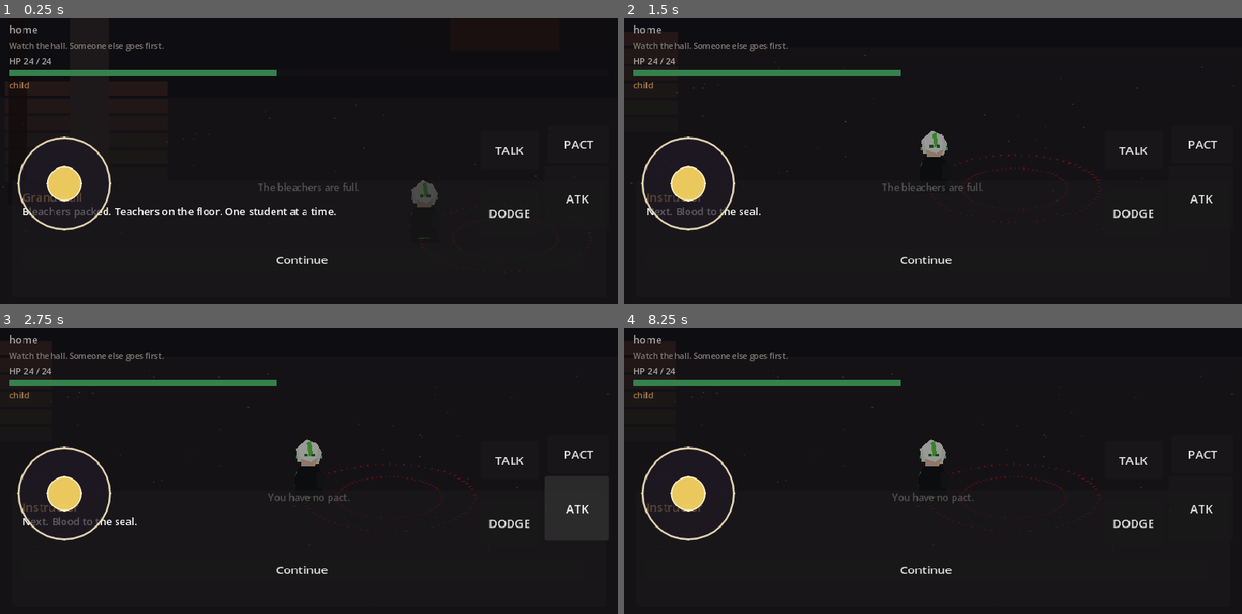
Above: before the commit, frames 1-4 (two rows, left to right).
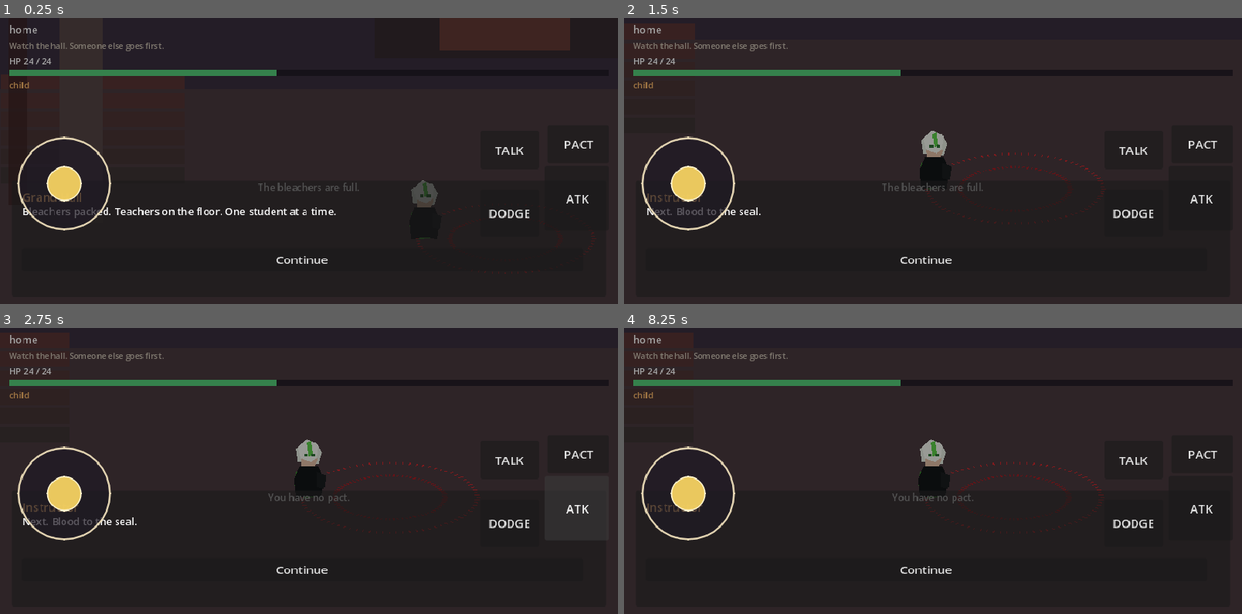
Above: after the commit, the same moments.

Repository: sk7hg824nn-ux/bloodbound-summoner
Game: Godot game, scene res://scenes/world/Academy.tscn
Two runs of this game, one before a commit and one after it. Both use one fixed random seed, a clock stepped at 60 frames per second and the inputs below. This scene is started directly instead of the project's main scene.
Inputs:
- Up to frame 1 (0.25 s): no input
- Up to frame 2 (1.5 s): click "Continue" at 0.5 s; click "Continue" at 1.25 s
- Up to frame 3 (2.75 s): click "ATK" at 2 s
- Up to frame 4 (8.25 s): click "DODGE" at 2.75 s; click "PACT" at 3.5 s; click "TALK" at 4.25 s; click "ATK" at 5 s; click "DODGE" at 5.75 s; click "PACT" at 6.5 s; click "TALK" at 7.25 s; click "Continue" at 8 s

The runs differ from the first frame. In frame 1, 28% of the frame differs, in the area x 0-100%, y 0-100%; in frame 2, 43%; in frame 3, 44%; in frame 4, 44%, in the area x 0-100%, y 1-100%.

Commit message:
Prologue plate in front of black. Hall plate on the walk plane, brighter.

Diff:
--- a/scenes/world/Prologue.tscn
+++ b/scenes/world/Prologue.tscn
@@ -6,11 +6,4 @@
 [node name="Prologue" type="Node2D"]
 script = ExtResource("1_pr")
 
-[node name="Black" type="ColorRect" parent="."]
-offset_left = -40.0
-offset_top = -40.0
-offset_right = 900.0
-offset_bottom = 450.0
-color = Color(0.02, 0.02, 0.03, 1)
-
 [node name="HUD" parent="." instance=ExtResource("2_hud")]
--- a/scripts/world/hall_art.gd
+++ b/scripts/world/hall_art.gd
@@ -10,29 +10,26 @@
 		if _cache:
 			return _cache
 	var img := Image.create(960, 540, false, Image.FORMAT_RGBA8)
-	img.fill(Color(0.07, 0.06, 0.08))
-	img.fill_rect(Rect2i(0, 0, 960, 210), Color(0.09, 0.08, 0.11))
-	img.fill_rect(Rect2i(0, 210, 960, 330), Color(0.13, 0.11, 0.13))
-	img.fill_rect(Rect2i(380, 40, 200, 120), Color(0.10, 0.08, 0.10))
-	img.fill_rect(Rect2i(430, 70, 100, 80), Color(0.16, 0.10, 0.10))
+	img.fill(Color(0.18, 0.14, 0.16))
+	img.fill_rect(Rect2i(0, 0, 960, 200), Color(0.22, 0.18, 0.24))
+	img.fill_rect(Rect2i(0, 200, 960, 340), Color(0.28, 0.22, 0.24))
+	img.fill_rect(Rect2i(360, 30, 240, 130), Color(0.20, 0.16, 0.18))
+	img.fill_rect(Rect2i(420, 60, 120, 90), Color(0.38, 0.22, 0.20))
 	for i in 6:
-		img.fill_rect(Rect2i(20, 190 + i * 22, 150, 18), Color(0.22 - float(i) * 0.015, 0.14, 0.14))
-		img.fill_rect(Rect2i(790, 190 + i * 22, 150, 18), Color(0.22 - float(i) * 0.015, 0.14, 0.14))
-	img.fill_rect(Rect2i(80, 80, 36, 280), Color(0.18, 0.15, 0.16))
-	img.fill_rect(Rect2i(844, 80, 36, 280), Color(0.18, 0.15, 0.16))
-	var rng := RandomNumberGenerator.new()
-	rng.seed = 77
-	for _n in 120:
-		img.set_pixel(rng.randi_range(0, 959), rng.randi_range(220, 530), Color(0.18, 0.14, 0.14, 0.55))
-	_ring(img, Vector2i(480, 390), 78, Color(0.62, 0.12, 0.14))
-	_ring(img, Vector2i(480, 390), 48, Color(0.50, 0.10, 0.12))
+		var shade := 0.34 - float(i) * 0.02
+		img.fill_rect(Rect2i(16, 180 + i * 24, 170, 20), Color(shade, 0.20, 0.20))
+		img.fill_rect(Rect2i(774, 180 + i * 24, 170, 20), Color(shade, 0.20, 0.20))
+	img.fill_rect(Rect2i(70, 70, 40, 300), Color(0.32, 0.26, 0.26))
+	img.fill_rect(Rect2i(850, 70, 40, 300), Color(0.32, 0.26, 0.26))
+	_ring(img, Vector2i(480, 390), 80, Color(0.78, 0.16, 0.18))
+	_ring(img, Vector2i(480, 390), 50, Color(0.62, 0.12, 0.14))
 	_cache = ImageTexture.create_from_image(img)
 	return _cache
 
 static func _ring(img: Image, c: Vector2i, radius: int, color: Color) -> void:
-	for a in 72:
-		var ang := TAU * float(a) / 72.0
-		for w in 3:
+	for a in 80:
+		var ang := TAU * float(a) / 80.0
+		for w in 4:
 			var p := c + Vector2i(int(cos(ang) * float(radius + w)), int(sin(ang) * float(radius + w) * 0.55))
 			if p.x >= 0 and p.y >= 0 and p.x < img.get_width() and p.y < img.get_height():
 				img.set_pixel(p.x, p.y, color)
--- a/scripts/world/layer_stack.gd
+++ b/scripts/world/layer_stack.gd
@@ -53,11 +53,11 @@
 	spr.centered = false
 	spr.position = Vector2(-40, 80)
 	spr.scale = Vector2(1.28, 0.92)
-	var arch := band("Architecture")
-	if arch:
-		arch.add_child(spr)
-	_plate(band("Foreground"), Rect2(-10, 140, 22, 260), Color(0.10, 0.06, 0.06, 0.65))
-	_plate(band("Foreground"), Rect2(1180, 160, 20, 240), Color(0.10, 0.06, 0.06, 0.65))
+	var floor := band("Npcs")
+	if floor:
+		floor.add_child(spr)
+	_plate(band("Foreground"), Rect2(-10, 140, 22, 260), Color(0.22, 0.12, 0.12, 0.7))
+	_plate(band("Foreground"), Rect2(1180, 160, 20, 240), Color(0.22, 0.12, 0.12, 0.7))
 
 func _plate(root: Node2D, r: Rect2, color: Color) -> void:
 	if root == null:
--- a/scripts/world/origin_art.gd
+++ b/scripts/world/origin_art.gd
@@ -5,31 +5,31 @@
 	var img := Image.create(844, 390, false, Image.FORMAT_RGBA8)
 	match kind:
 		"castle":
-			img.fill(Color(0.07, 0.08, 0.16))
-			img.fill_rect(Rect2i(0, 260, 844, 130), Color(0.10, 0.11, 0.14))
-			img.fill_rect(Rect2i(280, 90, 280, 200), Color(0.16, 0.14, 0.18))
-			img.fill_rect(Rect2i(390, 40, 60, 60), Color(0.18, 0.16, 0.20))
-			img.fill_rect(Rect2i(330, 140, 18, 28), Color(0.72, 0.55, 0.22))
-			img.fill_rect(Rect2i(490, 140, 18, 28), Color(0.72, 0.55, 0.22))
+			img.fill(Color(0.12, 0.14, 0.28))
+			img.fill_rect(Rect2i(0, 250, 844, 140), Color(0.16, 0.16, 0.20))
+			img.fill_rect(Rect2i(260, 80, 320, 200), Color(0.28, 0.24, 0.32))
+			img.fill_rect(Rect2i(380, 30, 80, 70), Color(0.32, 0.28, 0.36))
+			img.fill_rect(Rect2i(310, 130, 22, 32), Color(0.85, 0.68, 0.28))
+			img.fill_rect(Rect2i(510, 130, 22, 32), Color(0.85, 0.68, 0.28))
 		"fire":
-			img.fill(Color(0.12, 0.04, 0.03))
-			img.fill_rect(Rect2i(0, 220, 844, 170), Color(0.18, 0.06, 0.04))
-			img.fill_rect(Rect2i(200, 80, 420, 180), Color(0.55, 0.18, 0.06))
-			img.fill_rect(Rect2i(300, 40, 220, 90), Color(0.72, 0.32, 0.08))
+			img.fill(Color(0.28, 0.08, 0.05))
+			img.fill_rect(Rect2i(0, 210, 844, 180), Color(0.36, 0.10, 0.06))
+			img.fill_rect(Rect2i(180, 70, 480, 200), Color(0.78, 0.28, 0.08))
+			img.fill_rect(Rect2i(280, 20, 280, 110), Color(0.92, 0.48, 0.12))
 		"road":
-			img.fill(Color(0.06, 0.07, 0.10))
-			img.fill_rect(Rect2i(0, 240, 844, 150), Color(0.14, 0.12, 0.10))
-			img.fill_rect(Rect2i(360, 240, 80, 150), Color(0.18, 0.15, 0.12))
+			img.fill(Color(0.10, 0.12, 0.16))
+			img.fill_rect(Rect2i(0, 230, 844, 160), Color(0.28, 0.22, 0.16))
+			img.fill_rect(Rect2i(350, 230, 140, 160), Color(0.36, 0.28, 0.18))
 		"house":
-			img.fill(Color(0.22, 0.28, 0.34))
-			img.fill_rect(Rect2i(0, 250, 844, 140), Color(0.20, 0.32, 0.18))
-			img.fill_rect(Rect2i(320, 160, 200, 120), Color(0.36, 0.28, 0.20))
-			img.fill_rect(Rect2i(300, 130, 240, 40), Color(0.28, 0.16, 0.12))
+			img.fill(Color(0.36, 0.48, 0.58))
+			img.fill_rect(Rect2i(0, 240, 844, 150), Color(0.28, 0.46, 0.24))
+			img.fill_rect(Rect2i(300, 150, 240, 130), Color(0.52, 0.38, 0.26))
+			img.fill_rect(Rect2i(280, 118, 280, 42), Color(0.40, 0.22, 0.16))
 		"years":
-			img.fill(Color(0.14, 0.16, 0.18))
-			img.fill_rect(Rect2i(0, 200, 844, 190), Color(0.16, 0.22, 0.16))
+			img.fill(Color(0.30, 0.34, 0.38))
+			img.fill_rect(Rect2i(0, 200, 844, 190), Color(0.26, 0.38, 0.24))
 		"black":
 			img.fill(Color(0.02, 0.02, 0.03))
 		_:
-			img.fill(Color(0.04, 0.04, 0.06))
+			img.fill(Color(0.08, 0.08, 0.10))
 	return ImageTexture.create_from_image(img)
--- a/scripts/world/prologue_runner.gd
+++ b/scripts/world/prologue_runner.gd
@@ -5,11 +5,12 @@
 	GameState.change_location("before")
 	Campaign.set_objective("He will not be told who he is.")
 	var plate := Sprite2D.new()
+	plate.name = "Plate"
 	plate.centered = false
 	plate.position = Vector2.ZERO
+	plate.z_index = 2
 	plate.texture = OriginArt.tex("castle")
 	add_child(plate)
-	move_child(plate, 0)
 	var cut := CutsceneDirector.new()
 	cut.plate = plate
 	add_child(cut)
